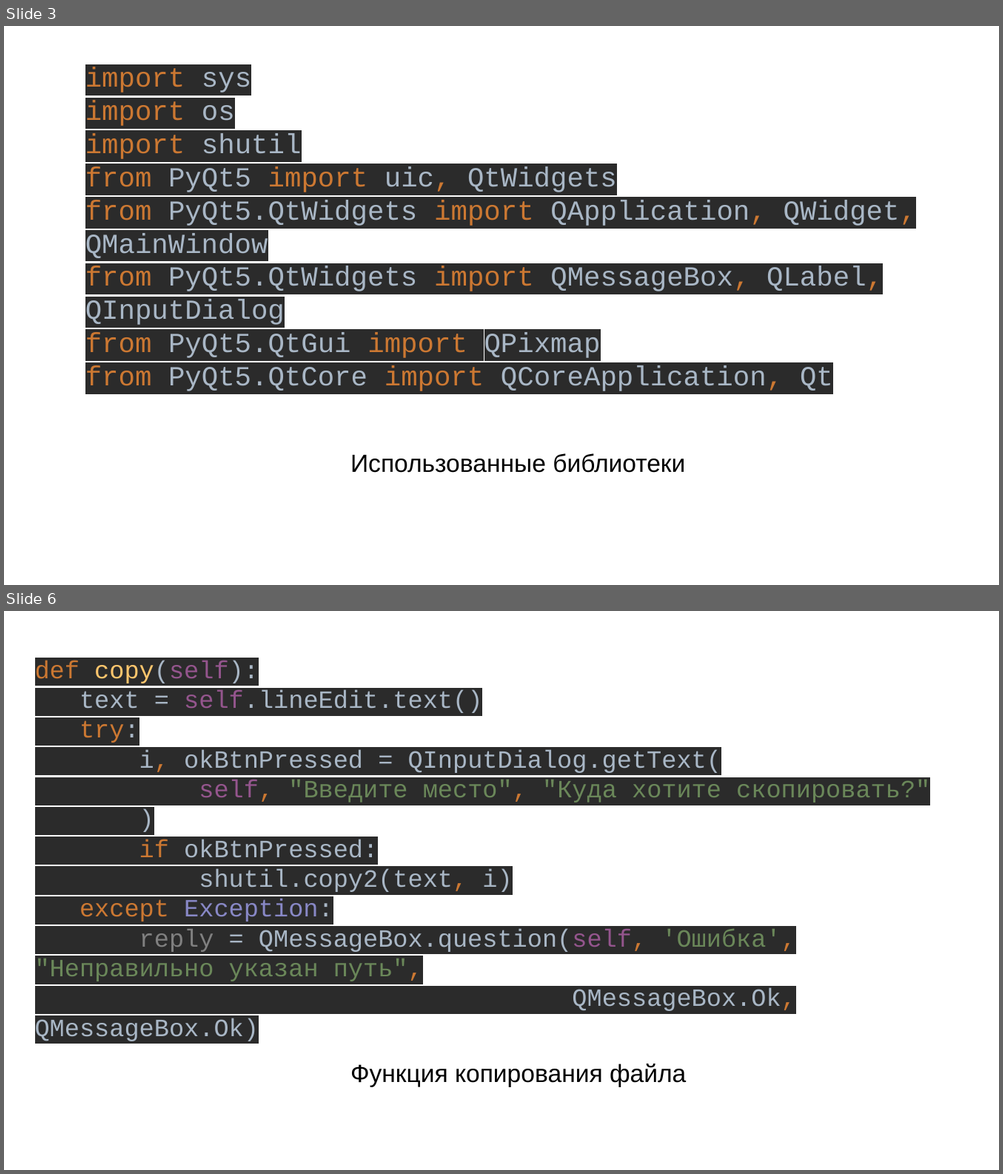
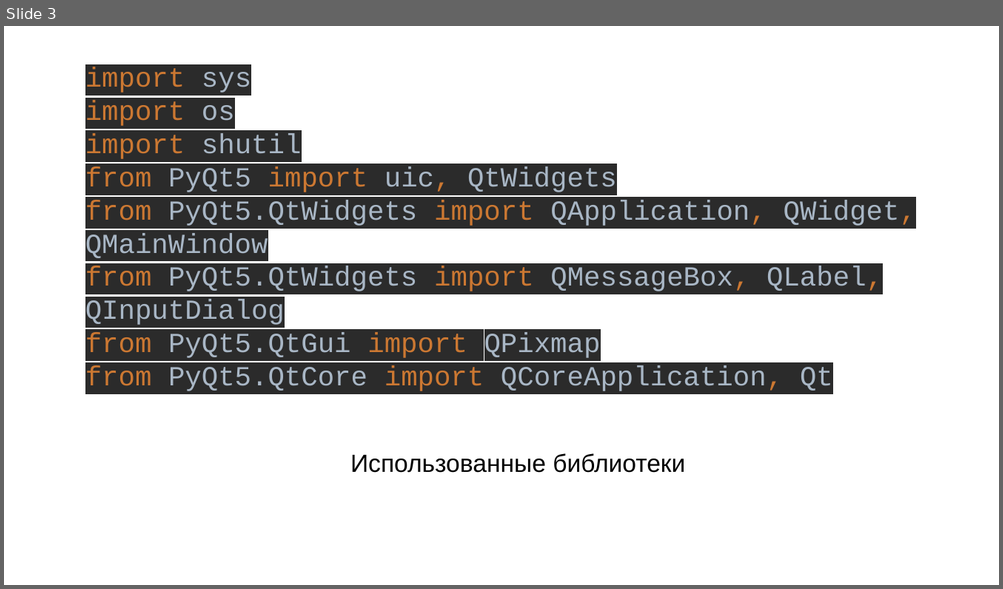
Before and after one commit to lllRusLiklll/FileManeger, a slide deck: Презентация.pptx. Shown one above the other, each under a label of ours: slides 3 and 6 before the commit, slide 3 after it; the slides between them are not shown. The pictures are 1003x1174 and 1003x589 pixels, drawn with LibreOffice and Linux fonts; fonts in the diff are those of the drawing. Boxes give left, top, right and bottom in pixels: in the first picture for what was removed or moved away, otherwise in the second. Text is boxed around its words. In the diff, an @@ line names an element or a change of style, - is before the commit and + after.

```diff
--- a/Презентация.pptx
+++ b/Презентация.pptx
@@ slide 6 removed at (x1=4, y1=611, x2=999, y2=1170), background #FFFFFF @@
@@ text removed at (x1=35, y1=660, x2=930, y2=1042) @@
-def copy(self):
-text = self.lineEdit.text()
-try:
-i, okBtnPressed = QInputDialog.getText(
-self, "Введите место", "Куда хотите скопировать?"
-)
-if okBtnPressed:
-shutil.copy2(text, i)
-except Exception:
-reply = QMessageBox.question(self, 'Ошибка', "Неправильно указан путь",
-QMessageBox.Ok, QMessageBox.Ok)
@@ text removed at (x1=350, y1=1064, x2=686, y2=1087) @@
-Функция копирования файла
```
Also in this commit, not shown: 5 slides added, 4 other slides removed, 3 other files.
